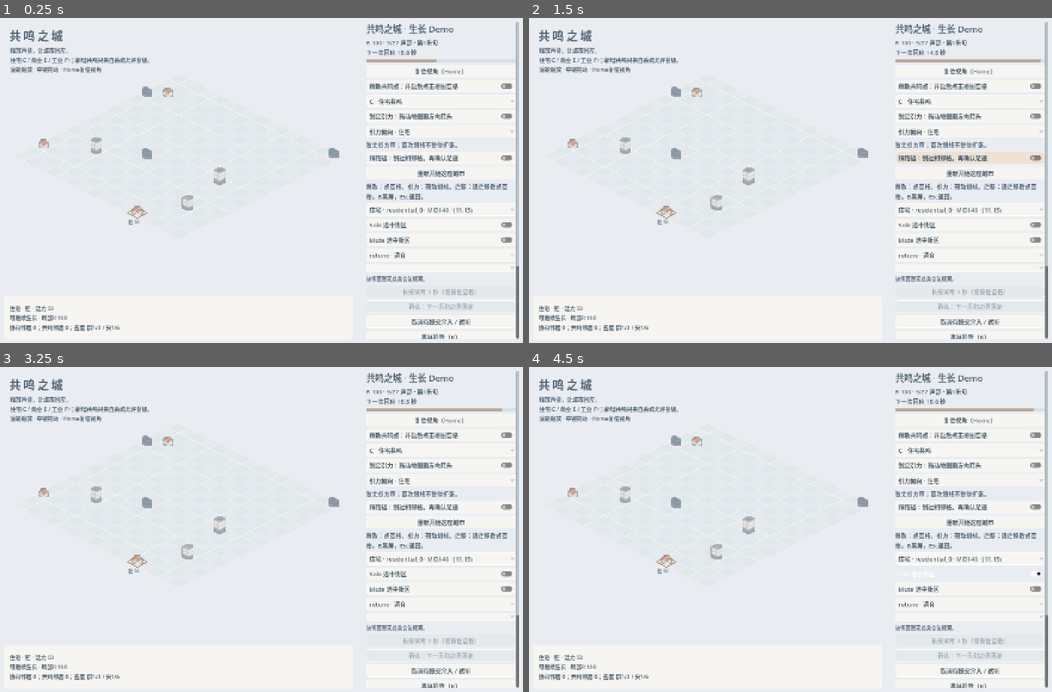
Above: before the commit, frames 1-4 (two rows, left to right).
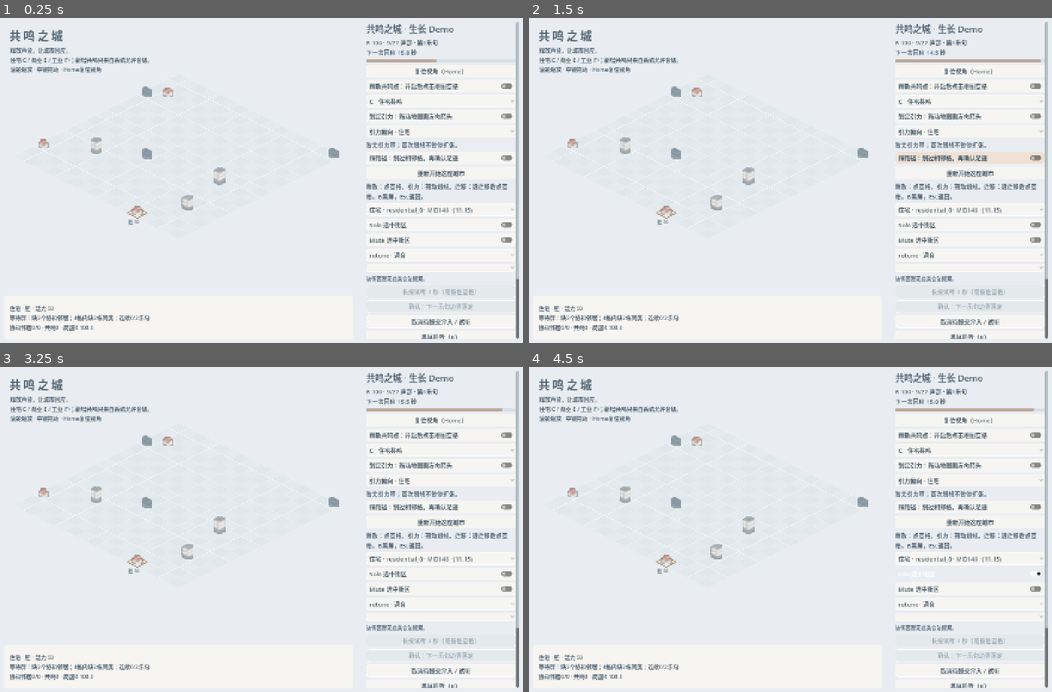
Above: after the commit, the same moments.

Repository: Lbwnb6969/resonance-city
Game: Godot game, scene res://scenes/p0_main.tscn
Two runs of this game, one before a commit and one after it. Both use one fixed random seed, a clock stepped at 60 frames per second and the inputs below.
Inputs:
- Up to frame 1 (0.25 s): no input
- Up to frame 2 (1.5 s): click "踩路径：划过相邻格，再确认足迹" at 0.5 s; click "踩路径：划过相邻格，再确认足迹" at 1.25 s
- Up to frame 3 (3.25 s): click "踩路径：划过相邻格，再确认足迹" at 2 s; click "重新开始这座城市" at 2.75 s
- Up to frame 4 (4.5 s): click "重新开始这座城市" at 3.5 s; click "Solo 选中街区" at 4.25 s

The runs differ from the first frame. In frame 1, 0.5% of the frame differs, in the area x 2-100%, y 76-97%; in frame 2, 0.5%; in frame 3, 0.5%; in frame 4, 0.5%.

Commit message:
CITY-004: explain growth gaps and flag two phrases without progress

Diff:
--- a/scripts/city/city_growth.gd
+++ b/scripts/city/city_growth.gd
@@ -63,6 +63,13 @@
 	var linked := anchor_id.is_empty() or connected(city,anchor_id,road_marks).has(d["district_id"])
 	return {"neighbors":neighbors,"consonant":consonant,"embryo_neighbors":embryo,"unison":unison,
 		"density_group":density_group,"density_center":density_center,"local_r":local_r,"connected":linked,"frozen":frozen}
+
+static func stage_valid(info: Dictionary) -> Array:
+	var cfg: Dictionary = config()
+	return [info["embryo_neighbors"] >= 1,
+		info["consonant"] >= cfg["group_neighbors"] and info["local_r"] >= cfg["group_local_r"] and info["density_group"] >= cfg["group_count"],
+		info["consonant"] >= cfg["center_neighbors"] and info["unison"] >= 1 and info["density_center"] >= cfg["center_count"],
+		info["neighbors"] >= cfg["chamber_neighbors"] and info["consonant"] == info["neighbors"]]
 
 static func assign_assets(city: Array, road_marks: Dictionary = {}) -> void:
 	var manifest: Dictionary = JSON.parse_string(FileAccess.get_file_as_string("res://资源/Demo城市/manifest.json"))
@@ -142,6 +149,7 @@
 
 static func advance(session: Object, at: int) -> Array[Dictionary]:
 	var events: Array[Dictionary] = []
+	var newborn: Dictionary = {}
 	var cfg: Dictionary = config()
 	var harmony := Harmony.new()
 	var anchors: Array = session.city.filter(func(d: Dictionary) -> bool: return d.get("is_anchor",false))
@@ -193,6 +201,8 @@
 		grown["voice_level"] = cfg["new_voice_level"]
 		grown["form"] = "胚"
 		grown["growth_counts"] = [0,0,0,0]
+		grown["growth_stalled_phrases"] = 0
+		newborn[grown["district_id"]] = true
 		session.city.append(grown)
 		events.append({"district_id":grown["district_id"],"kind":"birth","frame":at+session.transport.beat_frame(1),"form":"胚"})
 	for d in session.city:
@@ -200,11 +210,9 @@
 			continue
 		var info := conditions(session.city,d,session.road_marks)
 		d["growth_conditions"] = info
-		var valid: Array = [info["embryo_neighbors"] >= 1,
-			info["consonant"] >= cfg["group_neighbors"] and info["local_r"] >= cfg["group_local_r"] and info["density_group"] >= cfg["group_count"],
-			info["consonant"] >= cfg["center_neighbors"] and info["unison"] >= 1 and info["density_center"] >= cfg["center_count"],
-			info["neighbors"] >= cfg["chamber_neighbors"] and info["consonant"] == info["neighbors"]]
+		var valid: Array = stage_valid(info)
 		var counts: Array = d.get("growth_counts",[0,0,0,0])
+		var before_counts: Array = counts.duplicate()
 		for index in range(4):
 			counts[index] = int(counts[index])+1 if valid[index] and info["connected"] and not info["frozen"] else 0
 		d["growth_counts"] = counts
@@ -215,20 +223,57 @@
 			if counts[2] >= cfg["stage_phrases"][2]: next = "央"
 			elif counts[3] >= cfg["stage_phrases"][3]: next = "腔"
 		d["form"] = next
+		var progressing: bool = counts[1] > before_counts[1] if old == "胚" else (counts[2] > before_counts[2] or counts[3] > before_counts[3])
+		if next != old or progressing or next in ["央","腔"] or newborn.has(d["district_id"]):
+			d["growth_stalled_phrases"] = 0
+		else:
+			d["growth_stalled_phrases"] = int(d.get("growth_stalled_phrases",0))+1
 		if next != old:
 			events.append({"district_id":d["district_id"],"kind":"upgrade","frame":at+session.transport.beat_frame(1),"form":next})
 	assign_assets(session.city,session.road_marks)
 	return events
 
+static func stage_gaps(info: Dictionary, index: int) -> PackedStringArray:
+	var cfg: Dictionary = config()
+	var gaps: PackedStringArray = []
+	if info["frozen"]: gaps.append("失谐邻接仍在，升级暂停")
+	if not info["connected"]: gaps.append("家族断连")
+	var neighbors_needed: int = cfg["group_neighbors"] if index == 1 else (cfg["center_neighbors"] if index == 2 else cfg["chamber_neighbors"])
+	var actual: int = info["neighbors"] if index == 3 else info["consonant"]
+	if actual < neighbors_needed: gaps.append("缺%d个%s邻居" % [neighbors_needed-actual,"相邻" if index == 3 else "协和"])
+	if index == 1:
+		if float(info["local_r"]) < float(cfg["group_local_r"]): gaps.append("局部R还差%.1f" % (float(cfg["group_local_r"])-float(info["local_r"])))
+		if int(info["density_group"]) < int(cfg["group_count"]): gaps.append("%d格内缺%d栋同类" % [cfg["group_radius"],int(cfg["group_count"])-int(info["density_group"])])
+	elif index == 2:
+		if int(info["unison"]) < 1: gaps.append("缺1个共鸣邻居")
+		if int(info["density_center"]) < int(cfg["center_count"]): gaps.append("%d格内缺%d栋同类" % [cfg["center_radius"],int(cfg["center_count"])-int(info["density_center"])])
+	elif int(info["consonant"]) < int(info["neighbors"]):
+		gaps.append("%d个邻居尚未协和" % (int(info["neighbors"])-int(info["consonant"])))
+	return gaps
+
 static func describe(city: Array,d: Dictionary, road_marks: Dictionary = {}) -> String:
 	if d["type"] == "industrial":
 		return "工业保留失谐题面，不会自动生长。可调音或迁移。"
+	var cfg: Dictionary = config()
+	var c := conditions(city,d,road_marks)
 	if d.get("is_anchor",false):
-		var info := conditions(city,d,road_marks)
-		return "共鸣点：持续发声，每乐句吸引一栋建筑。\n%s" % ("附近有失谐的碴：先调音或迁移，保留已有建筑。" if info["frozen"] else ("声音预算已满：保留现有城市，可继续调音。" if city.size() >= int(config()["max_entities"]) else "从家族连通边界，优先聚合且避开失谐邻居。"))
-	var cfg: Dictionary = config()
-	var c := conditions(city,d,road_marks)
+		return "共鸣点：持续发声，每乐句尝试扩张。\n%s" % ("附近有失谐的碴：该格暂停向外生长，已有建筑保留。" if c["frozen"] else ("声音预算已满：保留现有城市，可继续调音。" if city.size() >= int(cfg["max_entities"]) else "只从连通家族的合法边界扩张；道路和失谐可能挡住位置。"))
+	var form: String = d.get("form","胚")
+	if form in ["央","腔"]:
+		return "已成熟：%s，保留现有形态。\n%s · 局部R %.1f" % [form,"家族断连，暂停向外扩张" if not c["connected"] else ("失谐冻结，暂停向外扩张" if c["frozen"] else "家族连通，仍按合法位置尝试扩张"),c["local_r"]]
 	var counts: Array = d.get("growth_counts",[0,0,0,0])
-	var progress := "胚→群 %d/%d；群→央 %d/%d；群→腔 %d/%d" % [counts[1],cfg["stage_phrases"][1],counts[2],cfg["stage_phrases"][2],counts[3],cfg["stage_phrases"][3]]
-	return "%s%s · 局部R %.0f\n协和邻居 %d；共鸣邻居 %d；密度 群%d/%d / 央%d/%d\n%s\n群需要2协和邻居和R≥60；央需要3协和邻居与1共鸣；腔需要全部≥3邻居协和。" % [
-		"碴：暂停生长" if c["frozen"] else "可继续生长"," · 家族断连" if not c["connected"] else "",c["local_r"],c["consonant"],c["unison"],c["density_group"],cfg["group_count"],c["density_center"],cfg["center_count"],progress]
+	var lines: PackedStringArray = []
+	var stalled := int(d.get("growth_stalled_phrases",0))
+	if stalled >= int(cfg["stall_phrases"]): lines.append("已等待%d乐句 · 当前缺口如下" % stalled)
+	var stages: Array = [1] if form == "胚" else [2,3]
+	var names := ["胚","群","央","腔"]
+	for index in stages:
+		var gaps := stage_gaps(c,index)
+		var progress := "%d/%d乐句" % [counts[index],cfg["stage_phrases"][index]]
+		if gaps.is_empty():
+			lines.append("等待%s：条件已满足，连续%s" % [names[index],progress])
+		else:
+			lines.append("等待%s：%s；连续%s" % [names[index],"；".join(gaps),progress])
+	lines.append("协和邻居%d/%d · 共鸣%d · 局部R %.1f" % [c["consonant"],c["neighbors"],c["unison"],c["local_r"]])
+	lines.append("同类密度：%d格内%d/%d，%d格内%d/%d（含自己、不含共鸣点）" % [cfg["group_radius"],c["density_group"],cfg["group_count"],cfg["center_radius"],c["density_center"],cfg["center_count"]])
+	return "\n".join(lines)
--- a/tests/growth_demo_smoke.gd
+++ b/tests/growth_demo_smoke.gd
@@ -40,6 +40,7 @@
 	assert(main.model.synth.routing.size() == main.model.session.city.size())
 	assert(forms.has("群") and (forms.has("央") or forms.has("腔")))
 	assert(main.city_view.sprites.size() == main.model.session.city.size())
+	if "--conditions" in OS.get_cmdline_user_args(): await _check_conditions(main)
 	if "--tread" in OS.get_cmdline_user_args(): await _check_tread(main)
 	if "--community" in OS.get_cmdline_user_args():
 		var templates: Dictionary = {}
@@ -168,7 +169,7 @@
 	if DisplayServer.get_name() != "headless":
 		await RenderingServer.frame_post_draw
 		DirAccess.make_dir_recursive_absolute("res://验证记录/Demo")
-		get_root().get_texture().get_image().save_png("res://验证记录/Demo/城市生长.png")
+		get_root().get_texture().get_image().save_png("res://验证记录/Demo/条件城市.png" if "--conditions" in OS.get_cmdline_user_args() else "res://验证记录/Demo/城市生长.png")
 	print("DEMO_SMOKE PASS entities=",main.model.session.city.size()," forms=",forms," real_manifest_sprites=",main.city_view.sprites.size())
 	main.queue_free()
 	await process_frame
@@ -399,3 +400,77 @@
 	assert(city.last_result["choice"]["disconnected"] == ["leaf"] and city.city.size() == 27)
 	assert(city.fork().road_marks == city.road_marks and city.fork().harmony.adjacency(city.city) == city.harmony.adjacency(city.city))
 	print("TREAD_POLICY PASS canceled_and_overwritten_marks + exact_RV + independent_world_edges + family_disconnect + stable_mature_forms + snapshots")
+
+func _check_conditions(main: Control) -> void:
+	var schema = load("res://scripts/city/district_schema.gd")
+	var sessions = load("res://scripts/proposals/city_interventions.gd")
+	var growth = load("res://scripts/city/city_growth.gd")
+	var roads = load("res://scripts/city/city_roads.gd")
+	var anchor: Dictionary = schema.create("gap_anchor","residential",Vector2i(8,8))
+	anchor["is_anchor"] = true
+	anchor["anchor_id"] = "gap_anchor"
+	var home: Dictionary = schema.create("gap_home","residential",Vector2i(9,8))
+	home["anchor_id"] = "gap_anchor"
+	var fixture := [anchor,home]
+	for i in range(25): fixture.append(schema.create("budget_%d" % i,"industrial",Vector2i(i%16,i/16)))
+	var city = sessions.new(fixture,"2026100800000001")
+	city.growth_enabled = true
+	var period: int = city.transport.phrase_frame(1)
+	city.settle(period)
+	var d: Dictionary = city._district("gap_home")
+	assert(d["growth_stalled_phrases"] == 1 and not growth.describe(city.city,d,city.road_marks).contains("已等待"))
+	city.settle(2*period)
+	d = city._district("gap_home")
+	var saved: Dictionary = city.snapshot()
+	var message: String = growth.describe(city.city,d,city.road_marks)
+	assert(message.contains("已等待2乐句") and message.contains("缺1个协和邻居") and message.contains("缺2栋同类"))
+	assert(city.snapshot() == saved and city.fork().snapshot() == saved)
+	var ends: Array = roads.endpoints(Vector2i(8,8),Vector2i(9,8))
+	city.road_marks[roads.key(Vector2i(8,8),Vector2i(9,8))] = {"start":ends[0],"end":ends[1],"count":3,"frame":0}
+	assert(growth.describe(city.city,d,city.road_marks).contains("家族断连"))
+	d["form"] = "央"
+	city.settle(3*period)
+	message = growth.describe(city.city,d,city.road_marks)
+	assert(d["growth_stalled_phrases"] == 0 and message.contains("已成熟") and not message.contains("已等待"))
+	var advancing := fixture.duplicate(true)
+	advancing[1]["form"] = "胚"
+	advancing[1]["growth_counts"] = [0,0,0,0]
+	advancing[1]["growth_stalled_phrases"] = 0
+	advancing[2] = schema.create("harmony_neighbor","residential",Vector2i(10,8))
+	advancing[3] = schema.create("density_neighbor","residential",Vector2i(10,9))
+	city = sessions.new(advancing,"2026100800000001")
+	city.growth_enabled = true
+	city.settle(period)
+	d = city._district("gap_home")
+	assert(d["growth_counts"][1] == 1 and d["growth_stalled_phrases"] == 0)
+	assert(growth.describe(city.city,d,city.road_marks).contains("条件已满足") and not growth.describe(city.city,d,city.road_marks).contains("已等待"))
+	city.settle(2*period)
+	assert(d["form"] == "群" and d["growth_stalled_phrases"] == 0)
+	var frozen: Array = advancing.duplicate(true)
+	frozen[2] = schema.create("dissonance_neighbor","industrial",Vector2i(10,8))
+	var frozen_city = sessions.new(frozen,"2026100800000001")
+	frozen_city.growth_enabled = true
+	frozen_city.settle(period)
+	var text: String = growth.describe(frozen_city.city,frozen_city._district("gap_home"),frozen_city.road_marks)
+	assert(text.contains("失谐邻接") and text.contains("局部R还差"))
+	var newborn_city = sessions.new([anchor],"2026100800000001")
+	newborn_city.growth_enabled = true
+	newborn_city.settle(period)
+	assert(newborn_city.city.size() == 2 and newborn_city.city[1]["growth_stalled_phrases"] == 0)
+	var selected: Dictionary = {}
+	for item in main.model.session.city:
+		if item.get("growth_stalled_phrases",0) >= growth.config()["stall_phrases"] and item.get("form","胚") in ["胚","群"]:
+			selected = item
+			break
+	assert(not selected.is_empty())
+	main._select_district(selected["district_id"])
+	await process_frame
+	assert(main.condition_text.text.contains("已等待") and main.map_notice.text.contains("已等待"))
+	assert(main.map_notice.text.contains("等待群") or main.map_notice.text.contains("等待央"))
+	if DisplayServer.get_name() != "headless":
+		await RenderingServer.frame_post_draw
+		get_root().get_texture().get_image().save_png("res://验证记录/Demo/生长缺口提示.png")
+	main.set_black_screen(true)
+	assert(not main.city_view.visible and not main.panel.visible)
+	main.set_black_screen(false)
+	print("DEMO_CONDITIONS PASS actual_gaps + two_complete_phrases + readonly_and_snapshot + no_false_progress_warning + upgrade_reset + mature_excluded + road_disconnect + frozen + newborn_excluded + selected_map_card + black_screen")
--- a/数据/spec_values.json
+++ b/数据/spec_values.json
@@ -404,7 +404,8 @@
     "new_voice_level": 0.2,
     "tile_half_width": 28.0,
     "tile_half_height": 14.0,
-    "plot_coverage": 0.66
+    "plot_coverage": 0.66,
+    "stall_phrases": 2
   },
   "draft": {
     "maximum_bands": 1,
@@ -428,7 +429,7 @@
   },
   "sources": {
     "spec.audio.md": "d64268ff1e77ead40288c02cb446d0b28fa7df71635871dfb6b9e08e1fe9082d",
-    "spec.city.md": "f31a1b5eef3e93c04e6f28141b6ef26ddde5f8ab43633fe97e17eea0bfc52e3d",
+    "spec.city.md": "9a1758bbe75438ce19dbe3767d9c89b622425682c3cf1be4f1197d481632de9e",
     "spec.harmony.md": "271229aac6b30d27bd6588c0f44564dd2dc3aae8328ab4ab1b0d67230435dff2",
     "spec.proposal.md": "0c5b5b93e7c99c82d6e1384f0aa552b3d61db938f3b786bbc8d44e2e624bb74a",
     "spec.ui.md": "128e46b5afe2f518df342cd512540d512aa12e5b32dc714eb850aabd2a0785e7"
Binary file added: 验证记录/Demo/条件城市.png
Binary file added: 验证记录/Demo/生长缺口提示.png
Not shown, changed: PROJECT.md
Not shown, changed: tools/build_spec_data.py
Not shown, changed: 文档/01_执行规格/spec.city.md
Not shown, changed: 文档/01_执行规格/work-待吸收-城市生长.md
Not shown, changed: 文档/02_验收/DOD.md
Not shown, changed: 文档/Demo快速开始.md
Not shown, added: 文档/废弃/2026-10-08_缺口提示接入前/执行交接-P0.md
Not shown, added: 文档/废弃/2026-10-08_缺口提示接入前/执行交接-城市生长.md
Not shown, changed: 文档/执行交接-P0.md
Not shown, changed: 文档/执行交接-城市生长.md
(and 3 more such lines)
